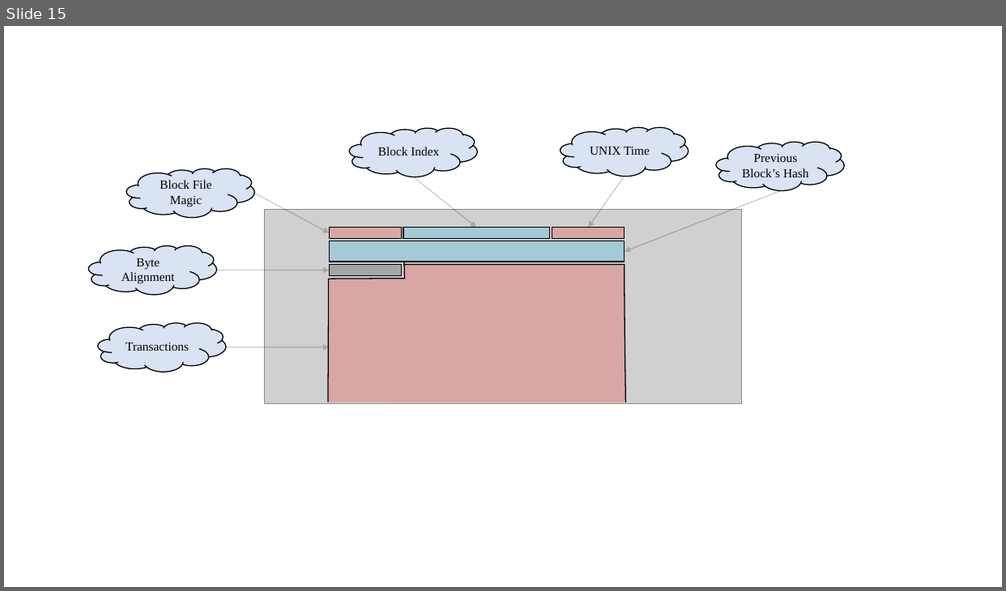
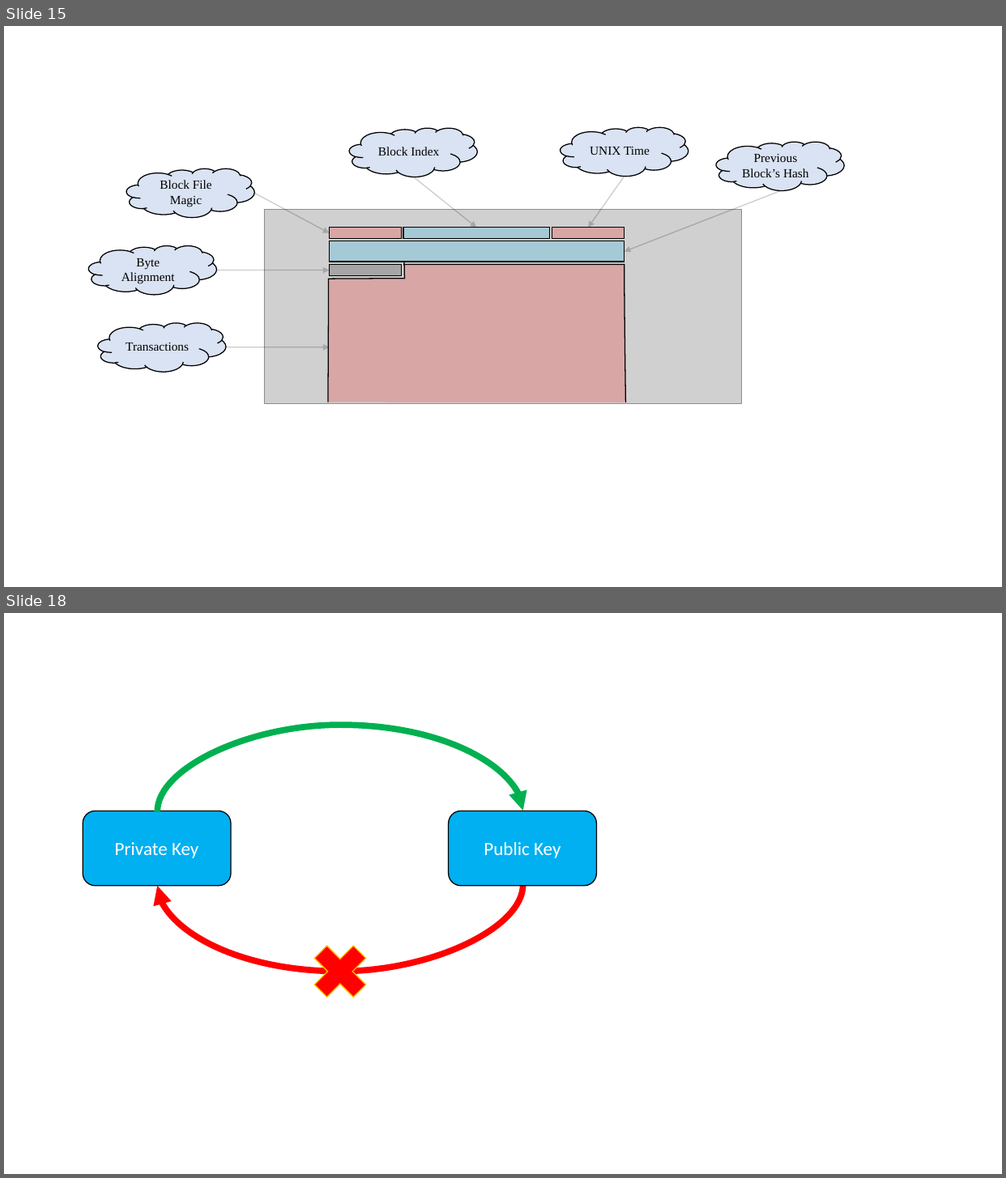
Before and after one commit to Michael-K-Stein/GreenCoin, a slide deck: Thesis/Images/Graphics.pptx. Shown one above the other, each under a label of ours: slide 15 before the commit, slides 15 and 18 after it; the slides between them are not shown. The pictures are 1006x591 and 1006x1178 pixels, drawn with LibreOffice and Linux fonts; fonts in the diff are those of the drawing; grey boxes stand for pictures. Boxes give left, top, right and bottom in pixels: in the first picture for what was removed or moved away, otherwise in the second. Text is boxed around its words. In the diff, an @@ line names an element or a change of style, - is before the commit and + after.

```diff
--- a/Thesis/Images/Graphics.pptx
+++ b/Thesis/Images/Graphics.pptx
@@ slide 18 added at <box>4,613,1002,1174</box>, background #FFFFFF @@
@@ group added at <box>83,725,597,1009</box>: 2 curved arrows, 2 rounded rectangles, 1 cross @@
+Private Key
+Public Key
```
Also in this commit, not shown: 5 other slides added, 13 other files.
